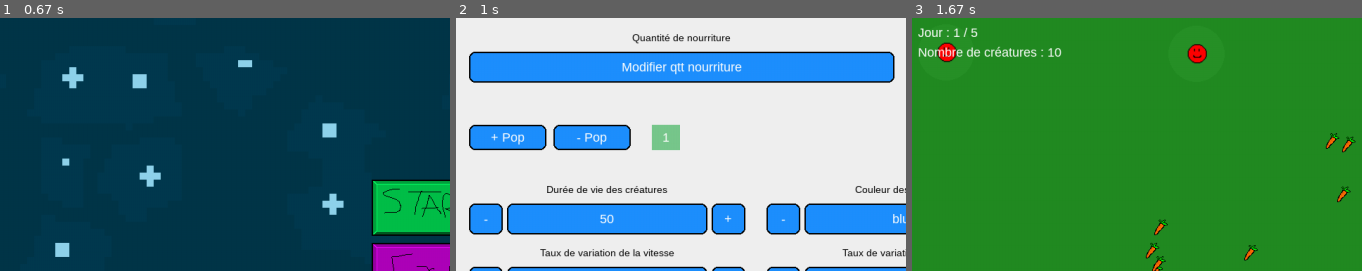
Above: before the commit, frames 1-3 (left to right).
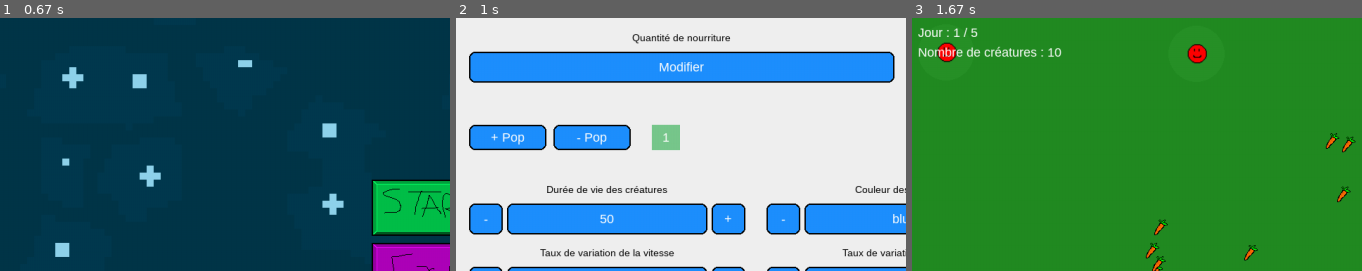
Above: after the commit, the same moments.

Repository: X47C/Trophees-NSI
Game: pygame game, started from main.py
Same seed, same stepped clock (60 frames per second), same inputs: the game is played once before the commit and once after it.
Inputs (mouse positions are % of the whole screen's width and height, from its top left):
- Up to frame 1 (0.67 s): no input
- Up to frame 2 (1 s): click (50, 37) at 0.93 s
- Up to frame 3 (1.67 s): click "Start" at 1.48 s
The pictures show only the part of the screen within x 0-50%, y 0-50%; the shares and areas given below are measured in that part.

Frame 1 is identical in both runs. In frame 2, 0.7% of the frame differs, in the area x 36-64%, y 17-23%; in frame 3, nothing differs.

Commit message:
description des boutons

Diff:
--- a/Pygame/button.py
+++ b/Pygame/button.py
@@ -2,7 +2,7 @@
 from pygame import Rect
 
 class Button:
-    def __init__(self, rect:Rect, text:str, screen:pg.surface = None, *, editable:bool = False, max_length:int = 10, allow_decimal:bool = False):
+    def __init__(self, rect:Rect, text:str, screen:pg.surface = None, *, editable:bool = False, max_length:int = 10, allow_decimal:bool = False, description:str = ''):
         self.rect = rect
         self.text = str(text)
         self.screen = screen
@@ -14,8 +14,15 @@
         self.value = ""
         self.active = False
 
+        #box de desciption
+        self.description_font = pg.font.SysFont('Arial', 13)
+        self.description_slices = self.description_slice(description)
+        self.description_text = self.description_slices[0]
+        self.description_box_size = (300, (self.description_font.get_linesize() + 5)* self.description_slices[1])
+        self.description_box_color = (255, 255, 255)
 
-    def draw(self, surf:pg.surface, font, asset:str = None, bg:tuple = (30,144,255)):
+
+    def draw(self, surf:pg.surface, font:pg.font, asset:str = None, bg:tuple = (30,144,255)):
         display_text = self.value if self.editable else self.text
 
         if asset:
@@ -93,3 +100,31 @@
     def set_value(self, v):
         if self.editable:
             self.value = str(v)[:self.max_length]
+
+
+    def description_slice(self, text):
+        step = 45
+        lines = [text[i:i+step] for i in range(0, len(text), step)]
+        return "\n".join(lines), len(lines)
+
+
+    def description(self):
+        pos = pg.mouse.get_pos()
+        if self.rect.collidepoint(pos) and self.description_text != '':
+            desc_rect = pg.Rect((pos[0], pos[1] - self.description_box_size[1]), self.description_box_size)
+
+            pg.draw.rect(self.screen, self.description_box_color, desc_rect, border_radius=8)
+            pg.draw.rect(self.screen, (0,0,0), desc_rect, 2, border_radius=8)
+
+            lines = self.description_text.splitlines()
+            line_height = self.description_font.get_linesize()
+
+            total_height = line_height * len(lines)
+            start_y = desc_rect.top + (desc_rect.height - total_height) // 2
+
+            for i, line in enumerate(lines):
+                text_surface = self.description_font.render(line, True, (0, 0, 0))
+                text_rect = text_surface.get_rect()
+                text_rect.centerx = desc_rect.centerx
+                text_rect.top = start_y + i * line_height
+                self.screen.blit(text_surface, text_rect)
--- a/Pygame/pygame.py
+++ b/Pygame/pygame.py
@@ -129,7 +129,7 @@
 
         col_w = (total_w - self.gap) // 2
 
-        settings.editable_butons['food_qtt'] = Button(Rect(x0, btn_y, col_w, self.btn_h),"Modifier qtt nourriture",self.screen)
+        settings.editable_butons['food_qtt'] = Button(Rect(x0, btn_y, col_w, self.btn_h),"Modifier",self.screen, description="Permet d'acceder à une fenetre permettant de gérer la quantité de nouriture de la simulation au cours du temps")
 
         self.general_food = {
             "label": "Quantité de nourriture",
@@ -290,6 +290,9 @@
         # bottom buttons
         self.btn_start.draw(self.screen, self.font_btn)
         self.btn_back.draw(self.screen, self.font_btn)
+
+        #description des boutons ( a la fin pour que ça soit au dessus de tout)
+        settings.editable_butons['food_qtt'].description()
 
 
 
